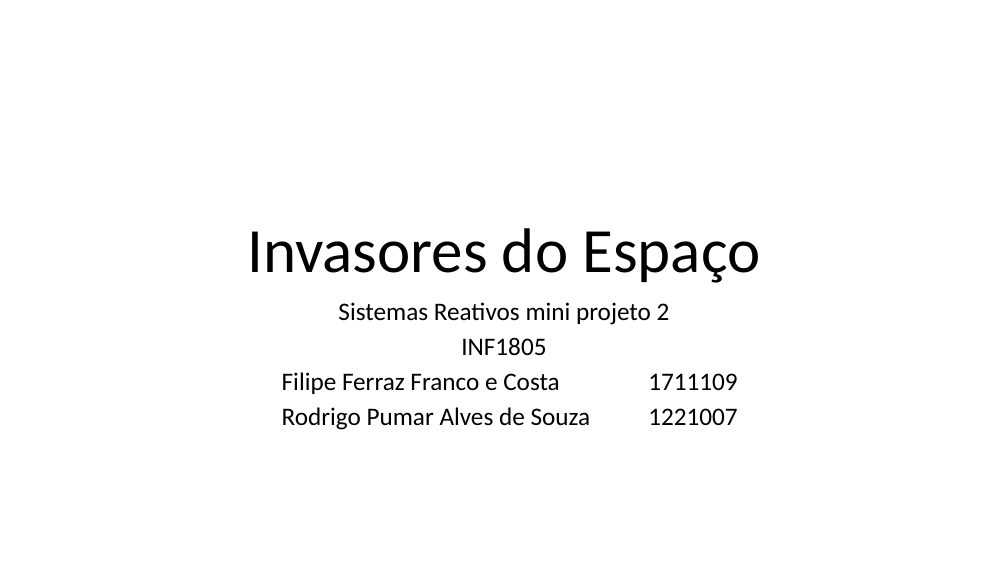
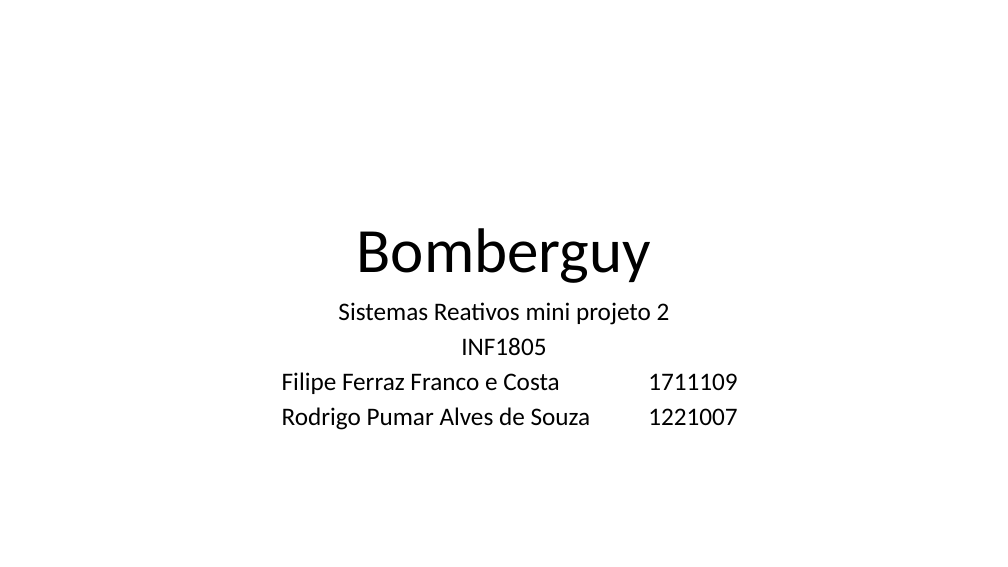
Before and after one commit to ropumar/INF1805, a slide deck: slide 1 of ProjetoFinal/invasores do espaco.pptx. Drawn at 1008x567 pixels with LibreOffice and Linux fonts; fonts in the diff are those of the drawing. Boxes give left, top, right and bottom in pixels: in the first picture for what was removed or moved away, otherwise in the second. Text is boxed around its words. In the diff, an @@ line names an element or a change of style, - is before the commit and + after.

```diff
--- a/ProjetoFinal/invasores do espaco.pptx
+++ b/ProjetoFinal/invasores do espaco.pptx
@@ title at (x1=357, y1=228, x2=651, y2=283): text changed @@
-Invasores do Espaço
+Bomberguy
```
Also in this commit, not shown: 2 other slides changed, 5 slides added, 4 slides removed, 2 other files.
